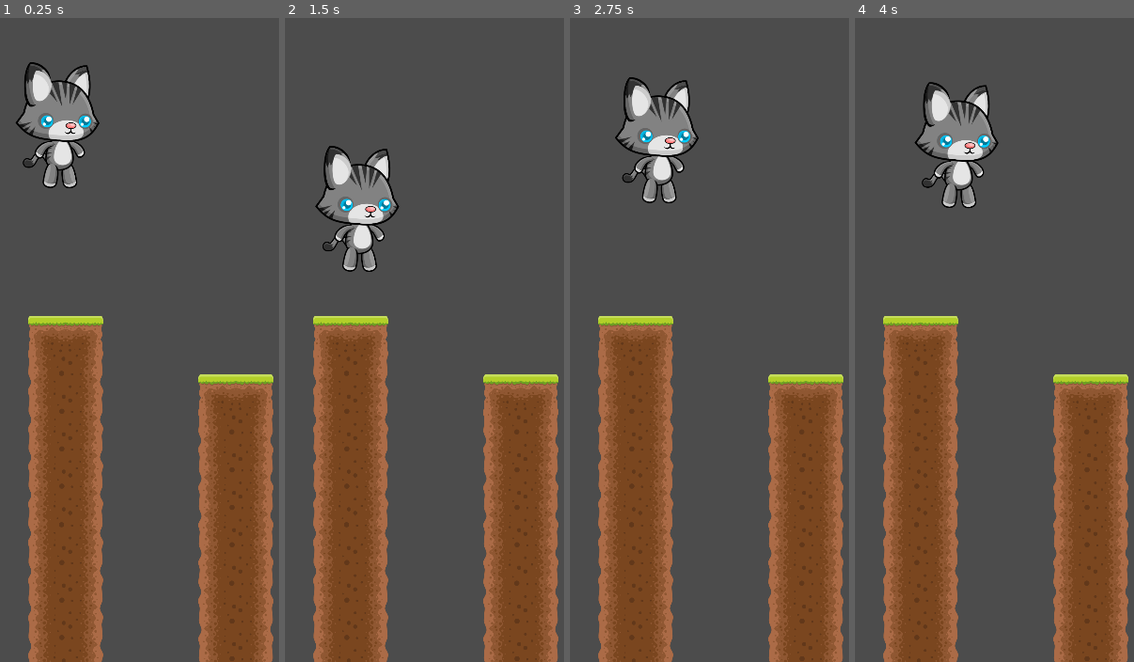
Above: before the commit, frames 1-4 (left to right).
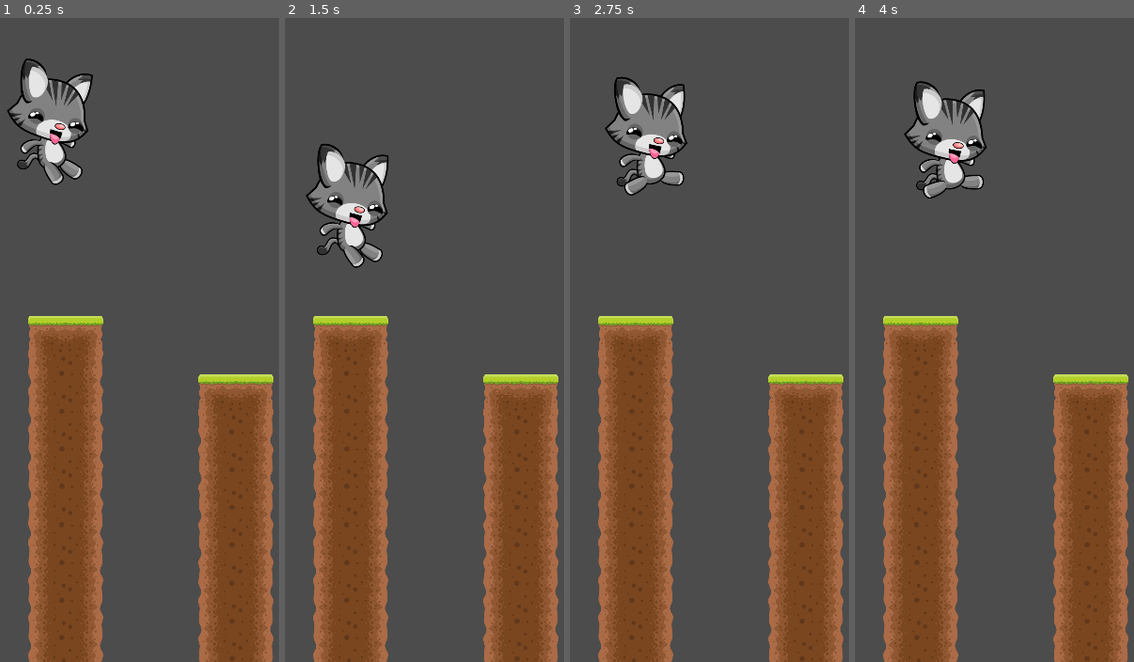
Above: after the commit, the same moments.

Repository: tiagoskaterock/Cat_Jump
Game: Godot game, scene res://assets/scenes/game.tscn
Two runs of this game, one before a commit and one after it. Both use one fixed random seed, a clock stepped at 60 frames per second and the inputs below.
Inputs (mouse positions are in pixels of both pictures, inside the frame that each line leads up to):
- Up to frame 1 (0.25 s): no input
- Up to frame 2 (1.5 s): move the mouse to (513, 249) at 0.52 s; click (513, 249) at 0.67 s; move the mouse to (335, 320) at 1.27 s; click (335, 320) at 1.42 s
- Up to frame 3 (2.75 s): move the mouse to (748, 121) at 2.02 s; click (748, 121) at 2.17 s
- Up to frame 4 (4 s): move the mouse to (969, 436) at 2.77 s; click (969, 436) at 2.92 s; move the mouse to (1117, 397) at 3.52 s; click (1117, 397) at 3.67 s

The runs differ from the first frame. In frame 1, 2.8% of the frame differs, in the area x 2-36%, y 6-27%; in frame 2, 3.0%; in frame 3, 3.3%; in frame 4, 3.3%, in the area x 17-52%, y 9-30%.

Commit message:
criada e executada função play_animations()

Diff:
--- a/assets/scripts/cat.gd
+++ b/assets/scripts/cat.gd
@@ -13,6 +13,7 @@
 	set_process_input(true)
 
 func _physics_process(delta: float) -> void:
+	play_animations()
 	linear_velocity.y += + GRAVITY * delta
 	if is_alive:
 		if is_on_floor():
@@ -32,6 +33,7 @@
 	linear_velocity = move_and_slide(linear_velocity, Vector2(0, -1))
 
 func morte():
+	is_alive = false
 	print("morreu")
 
 # touch screen
@@ -42,3 +44,15 @@
 			is_jumping = true
 		else:
 			is_moving = false
+
+func play_animations():
+	if is_alive:
+		if is_on_floor():
+			$animation.play("idle")
+		else:
+			if linear_velocity.y > 0:
+				$animation.play("fall")
+			elif linear_velocity.y < 0:
+				$animation.play("jump")
+	else:
+		$animation.play("dead")
--- a/project.godot
+++ b/project.godot
@@ -17,6 +17,7 @@
 
 config/name="Cat_Jump"
 run/main_scene="res://assets/scenes/game.tscn"
+boot_splash/image="res://icon.png"
 boot_splash/bg_color=Color( 0.768627, 0.117647, 0.882353, 1 )
 config/icon="res://icon.png"
 
